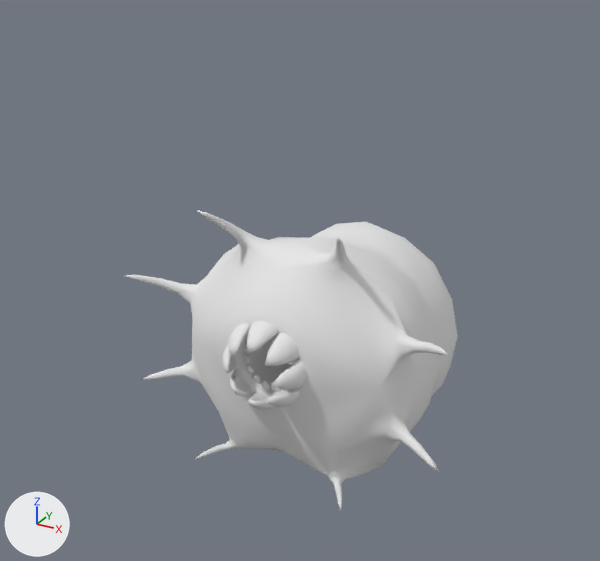
The Blender file blender/worm.blend, before and after one commit.
Before and after are seen from a 50 mm camera at (4.93, -12.0, 7.35) aimed at (-0.98, -1.26, 1.97). Lighting does not change. The marker at lower left points along +X, +Y and +Z.
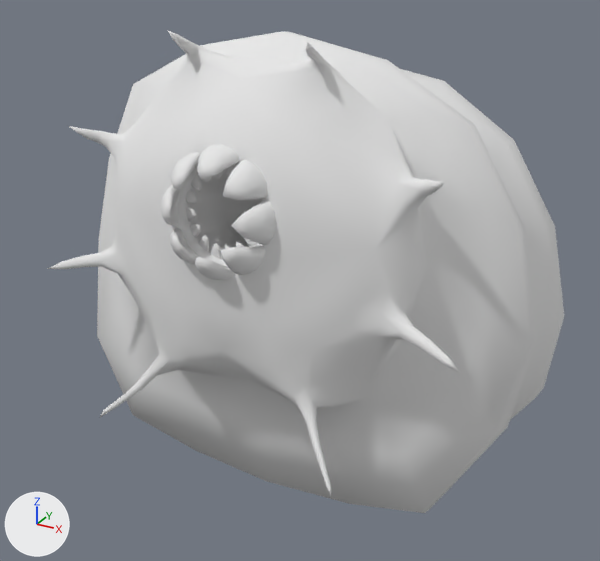
Commit message: fixing worm..

The change, as a list of edits to the scene's bpy script:
```text
Change me_cylinder_006:
    remove me_cylinder_006.from_pydata(...)  # 1764 vertices, 1650 faces; spans x -2.37..2.37, y -4.35..3.21, z 0.04..3.96
    add me_cylinder_006.from_pydata(...)  # 1860 vertices, 1730 faces; spans x -3.22..3.22, y -5.33..5.01, z -0.02..6.2
    me_cylinder_006 part 1: the loose piece of 49 vertices spanning x -0.2..0.2, y -4.35..-3.91, z 2.37..2.66 is multiplied about its middle by the matrix ((1.202, 0.0, 0.0), (0.0, 0.907, 0.15), (0.0, -0.114, 1.192)), then moved by (0.0, -0.83, 2.44)
    me_cylinder_006 part 2: the loose piece of 63 vertices spanning x -0.18..0.18, y -3.89..-3.75, z 2.33..2.61 is multiplied about its middle by the matrix ((1.202, 0.0, 0.0), (0.0, 0.907, 0.15), (0.0, -0.114, 1.192)), then moved by (0.0, -0.86, 2.4)
    me_cylinder_006 part 3: the loose piece of 49 vertices spanning x 0.2..0.51, y -4.35..-3.91, z 2.24..2.57 is multiplied about its middle by the matrix ((1.202, 0.0, 0.0), (0.0, 0.907, 0.15), (0.0, -0.114, 1.192)), then moved by (0.07, -0.84, 2.42)
    me_cylinder_006 part 4: the loose piece of 49 vertices spanning x 0.33..0.6, y -4.35..-3.91, z 1.83..2.24 is multiplied about its middle by the matrix ((1.202, 0.0, 0.0), (0.0, 0.907, 0.15), (0.0, -0.114, 1.192)), then moved by (0.09, -0.9, 2.35)
    me_cylinder_006 part 5: the loose piece of 49 vertices spanning x 0.2..0.51, y -4.35..-3.91, z 1.5..1.82 is multiplied about its middle by the matrix ((1.202, 0.0, 0.0), (0.0, 0.907, 0.15), (0.0, -0.114, 1.192)), then moved by (0.07, -0.96, 2.28)
    me_cylinder_006 part 6: the loose piece of 63 vertices spanning x -0.47..-0.15, y -3.89..-3.75, z 2.19..2.52 is multiplied about its middle by the matrix ((0.0, 0.0, 1.151), (0.157, 0.907, 0.0), (1.244, -0.114, 0.0)), then moved by (0.68, -0.98, 1.61)
    me_cylinder_006 part 7: the loose piece of 49 vertices spanning x -0.2..0.2, y -4.35..-3.91, z 1.4..1.69 is multiplied about its middle by the matrix ((1.202, 0.0, 0.0), (0.0, 0.907, 0.15), (0.0, -0.114, 1.192)), then moved by (0.0, -0.97, 2.26)
    me_cylinder_006 part 8: the loose piece of 63 vertices spanning x -0.18..0.18, y -3.89..-3.75, z 1.46..1.74 is multiplied about its middle by the matrix ((1.202, 0.0, 0.0), (0.0, 0.907, 0.15), (0.0, -0.114, 1.192)), then moved by (0.0, -0.99, 2.23)
    me_cylinder_006 part 9: the loose piece of 49 vertices spanning x -0.51..-0.2, y -4.35..-3.91, z 2.24..2.57 is multiplied about its middle by the matrix ((1.202, 0.0, 0.0), (0.0, 0.907, 0.15), (0.0, -0.114, 1.192)), then moved by (-0.07, -0.84, 2.42)
    me_cylinder_006 part 10: the loose piece of 63 vertices spanning x -0.47..-0.15, y -3.89..-3.75, z 1.55..1.88 is multiplied about its middle by the matrix ((0.0, 0.0, 1.151), (-0.157, 0.907, 0.0), (-1.244, -0.114, 0.0)), then moved by (-0.06, -0.88, 3.02)
    me_cylinder_006 part 11: the loose piece of 49 vertices spanning x -0.6..-0.33, y -4.35..-3.91, z 1.83..2.24 is multiplied about its middle by the matrix ((1.202, 0.0, 0.0), (0.0, 0.907, 0.15), (0.0, -0.114, 1.192)), then moved by (-0.09, -0.9, 2.35)
    me_cylinder_006 part 12: the loose piece of 63 vertices spanning x -0.55..-0.28, y -3.89..-3.75, z 1.84..2.23 is multiplied about its middle by the matrix ((1.202, 0.0, 0.0), (0.0, 0.907, 0.15), (0.0, -0.114, 1.192)), then moved by (-0.08, -0.93, 2.31)
    me_cylinder_006 part 13: the loose piece of 49 vertices spanning x -0.51..-0.2, y -4.35..-3.91, z 1.5..1.82 is multiplied about its middle by the matrix ((1.202, 0.0, 0.0), (0.0, 0.907, 0.15), (0.0, -0.114, 1.192)), then moved by (-0.07, -0.96, 2.28)
    me_cylinder_006 part 14: the loose piece of 63 vertices spanning x 0.15..0.47, y -3.89..-3.75, z 1.55..1.88 is multiplied about its middle by the matrix ((-1.202, 0.0, 0.0), (0.0, 0.907, 0.15), (0.0, -0.114, 1.192)), then moved by (-0.68, -0.98, 2.25)
    me_cylinder_006 part 15: the loose piece of 868 vertices spanning x -2.37..2.37, y -4.06..3.21, z 0.04..3.96 is rebuilt with 932 vertices and now spans x -3.22..3.22, y -5.33..5.01, z -0.02..6.2
```

Boxes [x1, y1, x2, y2] around the edits, measured in the pictures (600 x 561 px; the box of a moved part takes in the faces that stretch with it):
'Cylinder.002', reshaped (55% wider, 60% taller): before [124, 210, 458, 510]; after [47, 31, 564, 513]
part 1 of me_cylinder_006, moved or reshaped: before [247, 320, 278, 354]; after [197, 144, 239, 181]
part 2 of me_cylinder_006, moved or reshaped: before [271, 334, 278, 343]; after [215, 165, 235, 180]
part 3 of me_cylinder_006, moved or reshaped: before [265, 332, 300, 366]; after [222, 159, 268, 200]
part 4 of me_cylinder_006, moved or reshaped: before [272, 359, 307, 390]; after [231, 200, 276, 245]
part 5 of me_cylinder_006, moved or reshaped: before [266, 389, 300, 407]; after [221, 245, 265, 275]
part 6 of me_cylinder_006, moved or reshaped (not visible before): after [236, 238, 257, 247]
part 7 of me_cylinder_006, moved or reshaped: before [248, 392, 275, 410]; after [195, 257, 234, 280]
part 8 of me_cylinder_006, moved or reshaped: before [262, 380, 282, 392]; after [211, 243, 230, 259]
part 9 of me_cylinder_006, moved or reshaped: before [229, 324, 251, 357]; after [171, 152, 200, 189]
part 10 of me_cylinder_006, moved or reshaped: before [246, 364, 261, 384]; after [191, 174, 211, 191]
part 11 of me_cylinder_006, moved or reshaped: before [222, 345, 237, 373]; after [161, 185, 179, 227]
part 12 of me_cylinder_006, moved or reshaped: before [242, 341, 250, 363]; after [186, 188, 197, 222]
part 13 of me_cylinder_006, moved or reshaped: before [230, 370, 253, 397]; after [170, 228, 199, 265]
part 14 of me_cylinder_006, moved or reshaped (not visible before): after [190, 224, 209, 252]
part 15 of me_cylinder_006, rebuilt (55% wider, 60% taller): before [124, 210, 458, 510]; after [47, 31, 564, 513]
